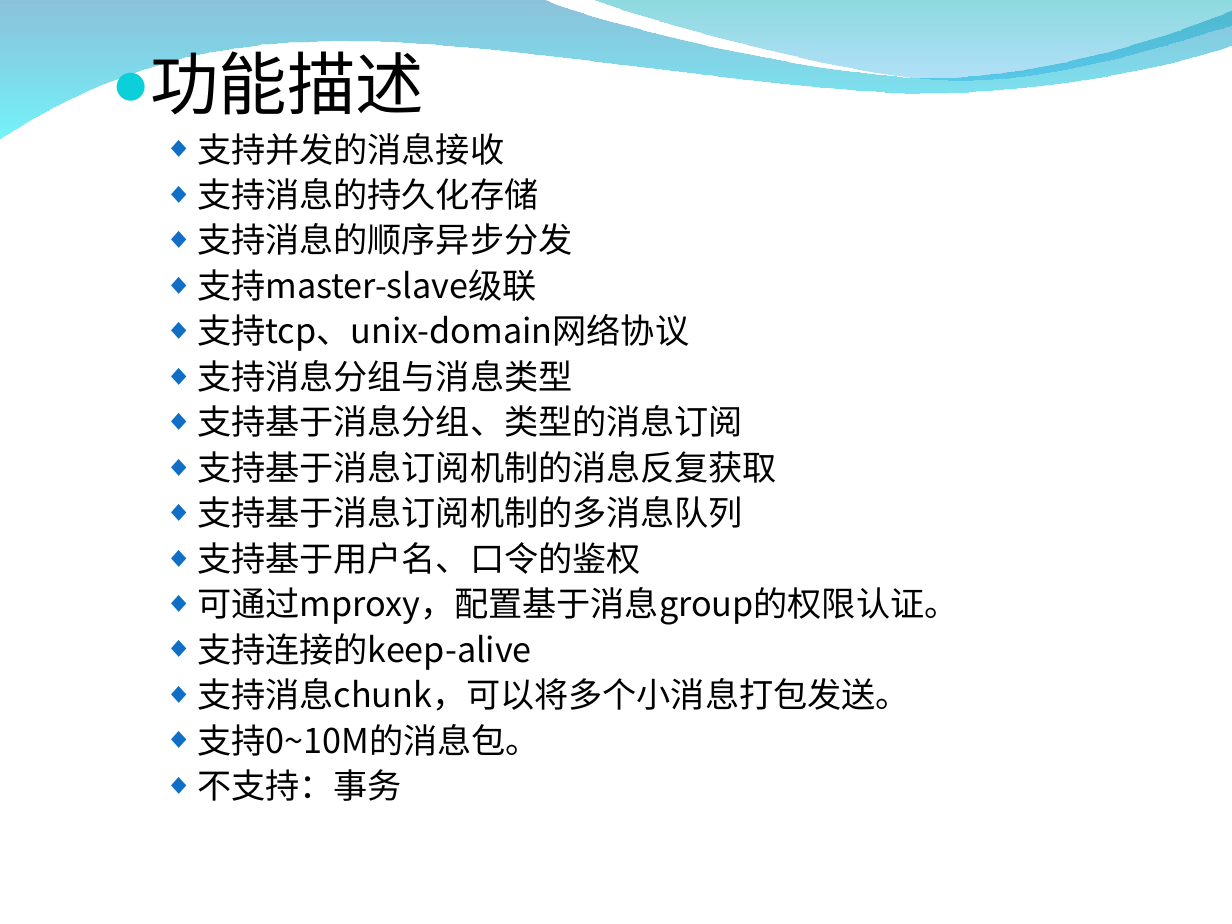
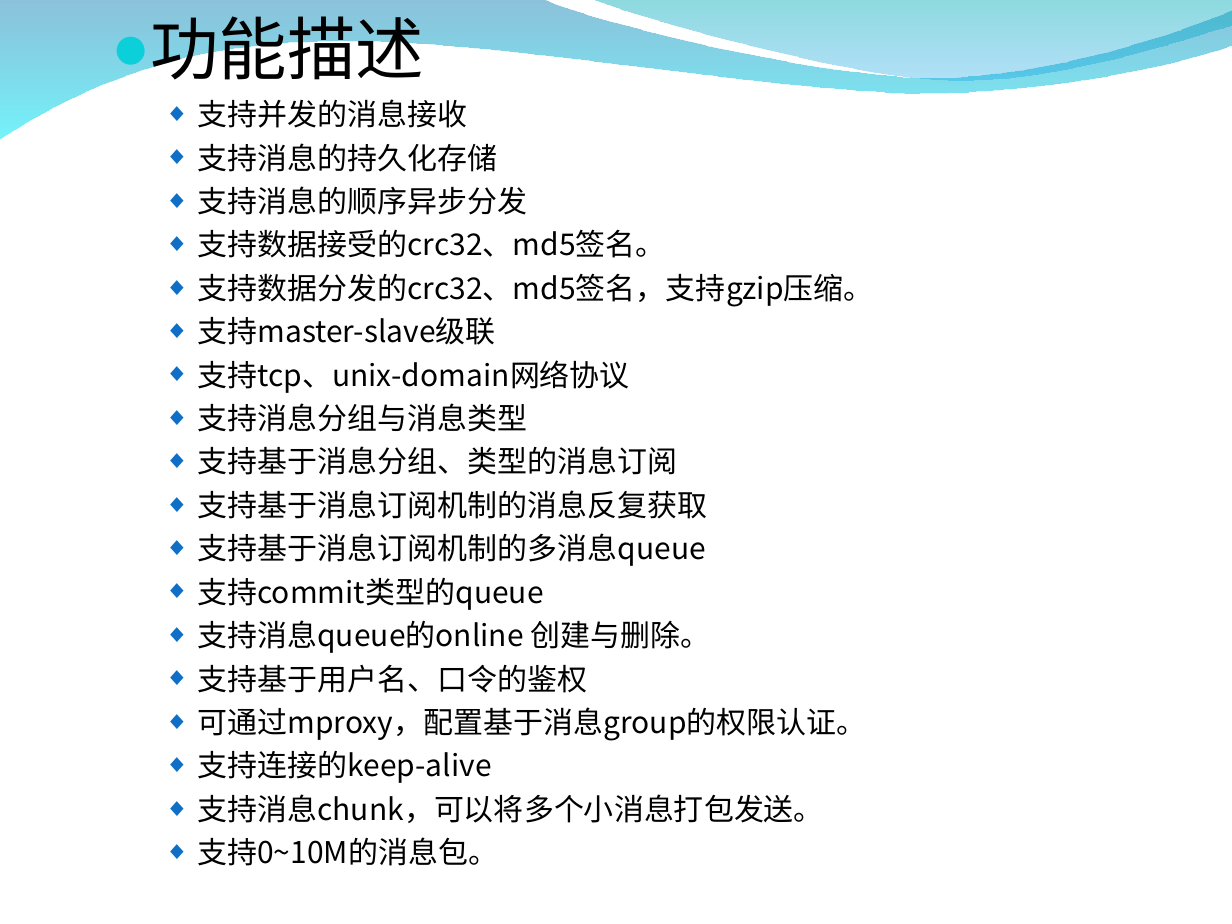
Before and after one commit to zxf1864/cwinux-mq, a slide deck: slide 5 of mq/doc/mq_introduce.ppt. Drawn at 1232x924 pixels with LibreOffice and Linux fonts; fonts in the diff are those of the drawing; background and template pictures are left out. Boxes give left, top, right and bottom in pixels: in the first picture for what was removed or moved away, otherwise in the second. Text is boxed around its words. In the diff, an @@ line names an element or a change of style, - is before the commit and + after.

```diff
--- a/mq/doc/mq_introduce.ppt
+++ b/mq/doc/mq_introduce.ppt
@@ text "功能描述": place and size @@
-text "功能描述" at (150,39,958,801)
+text "功能描述" at (150,16,873,866)
@@ text at (150,16,867,866): size 16 to 14 pt in "支持并发的消息接收", "支持消息的持久化存储", "支持消息的顺序异步分发", "支持master-slave级联" and 9 more places; line spacing 0.9 to 1 @@
@@ text at (197,229,873,307): paragraphs added @@
+  ◆ 支持数据接受的crc32、md5签名。
+  ◆ 支持数据分发的crc32、md5签名，支持gzip压缩。
@@ text at (197,533,711,653): text changed; size 16 to 14 pt @@
-  ◆ 支持基于消息订阅机制的多消息队列
+  ◆ 支持基于消息订阅机制的多消息queue
+  ◆ 支持commit类型的queue
+  ◆ 支持消息queue的online 创建与删除。
@@ text at (197,769,402,801): paragraph removed @@
-  ◆ 不支持：事务
```
Also in this commit, not shown: 12 other slides changed, 10 slides added, 1 other file.
